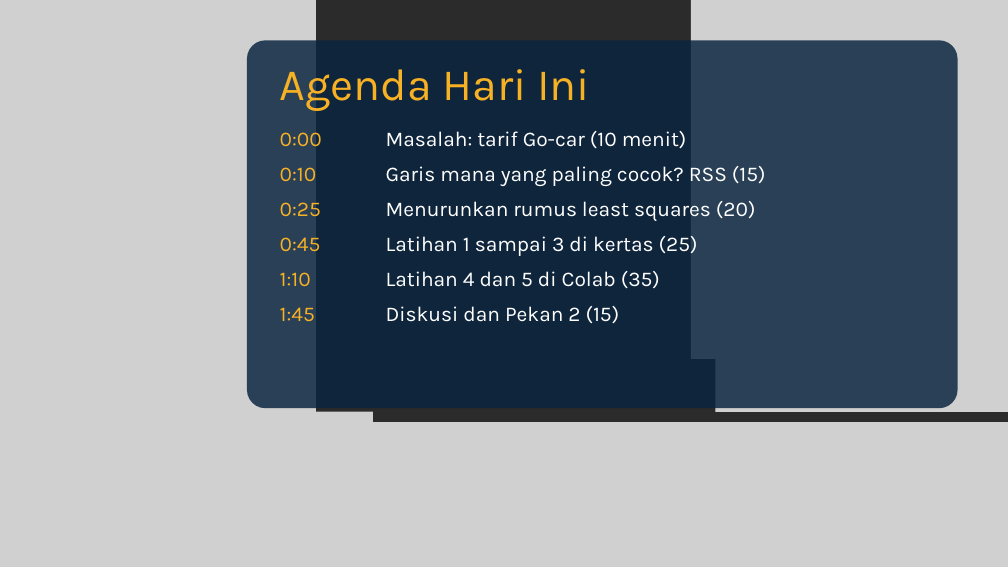
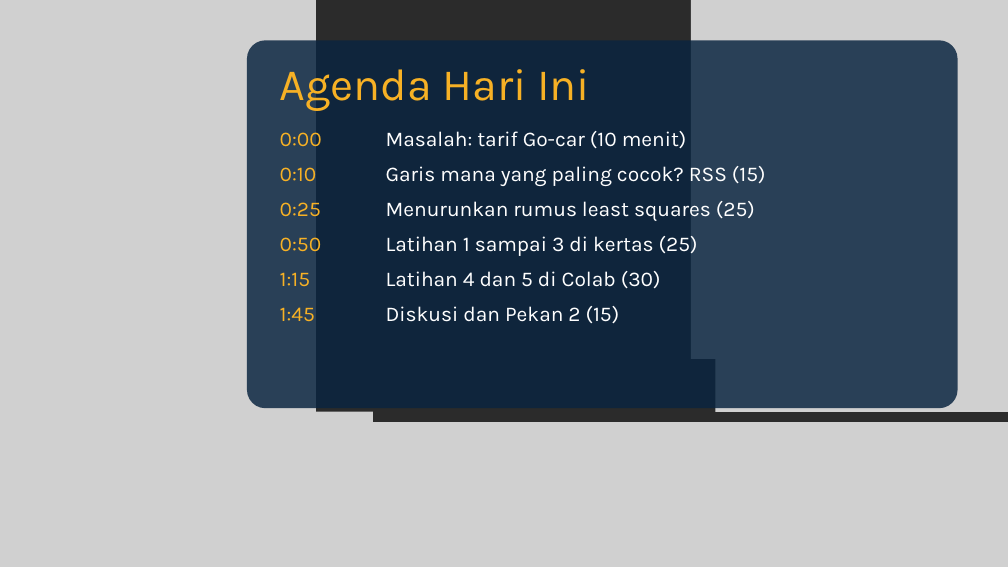
Before and after one commit to dafx7/COMPUTING-AI-ML-OPTIMIZATION, a slide deck: slide 2 of week1/slides/Pertemuan-1-Least-Squares.pptx. Drawn at 1008x567 pixels with LibreOffice and Linux fonts; fonts in the diff are those of the drawing; grey boxes stand for pictures; background and template pictures are left out; a plain dark background stands for a picture behind light text. Boxes give left, top, right and bottom in pixels: in the first picture for what was removed or moved away, otherwise in the second. Text is boxed around its words. In the diff, an @@ line names an element or a change of style, - is before the commit and + after.

```diff
--- a/week1/slides/Pertemuan-1-Least-Squares.pptx
+++ b/week1/slides/Pertemuan-1-Least-Squares.pptx
@@ text at (386, 201, 755, 221): text changed @@
-Menurunkan rumus least squares (20)
+Menurunkan rumus least squares (25)
@@ text at (280, 237, 322, 286): text changed @@
-0:45
-1:10
+0:50
+1:15
@@ text at (386, 271, 661, 289): text changed @@
-Latihan 4 dan 5 di Colab (35)
+Latihan 4 dan 5 di Colab (30)
```
Also in this commit, not shown: 5 other slides changed, 3 slides added, 4 other files.
